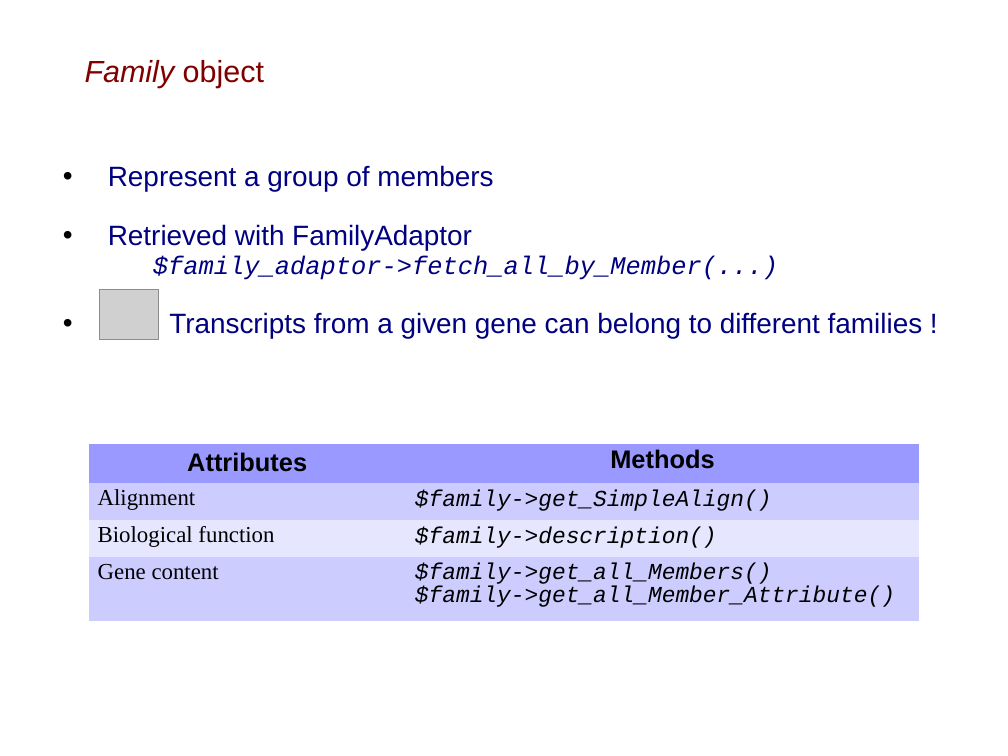
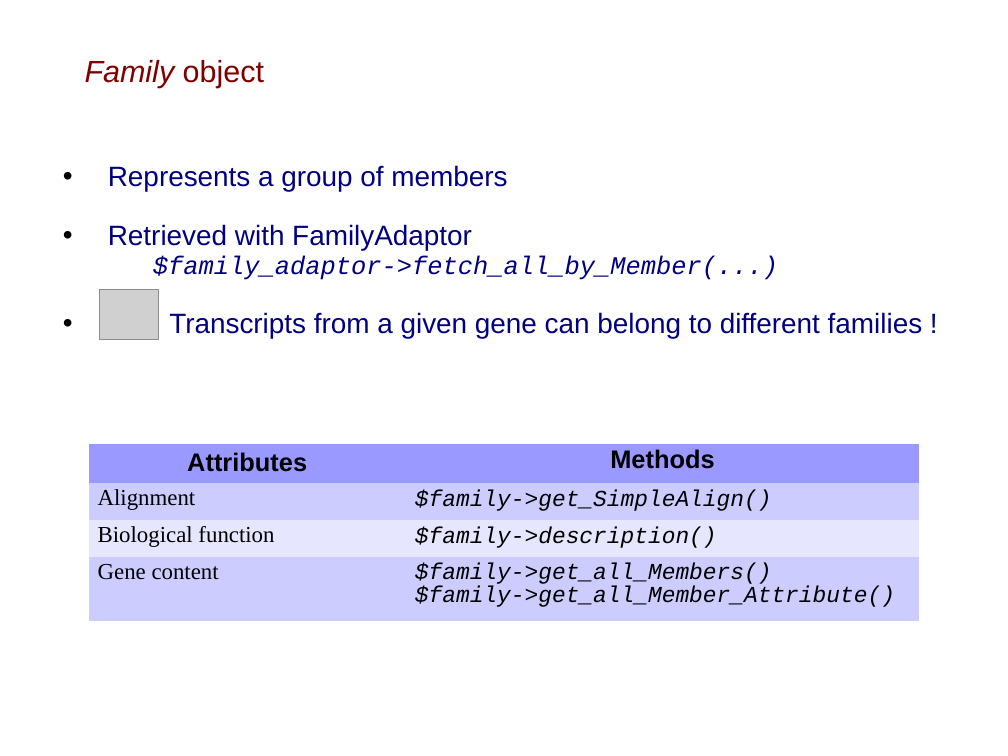
Before and after one commit to Ensembl/ensembl-compara, a slide deck: slide 14 of docs/API_workshop_slides.gene_part.odp (slide 15 before the commit). Drawn at 1008x756 pixels with LibreOffice and Linux fonts; fonts in the diff are those of the drawing; grey boxes stand for pictures; background and template pictures are left out. Boxes give left, top, right and bottom in pixels: in the first picture for what was removed or moved away, otherwise in the second. Text is boxed around its words. In the diff, an @@ line names an element or a change of style, - is before the commit and + after.

```diff
--- a/docs/API_workshop_slides.gene_part.odp
+++ b/docs/API_workshop_slides.gene_part.odp
@@ text at [108,165,507,191]: text changed @@
-• Represent a group of members
+• Represents a group of members
```
Also in this commit, not shown: 11 other slides changed, 1 slide removed, 3 other files.
